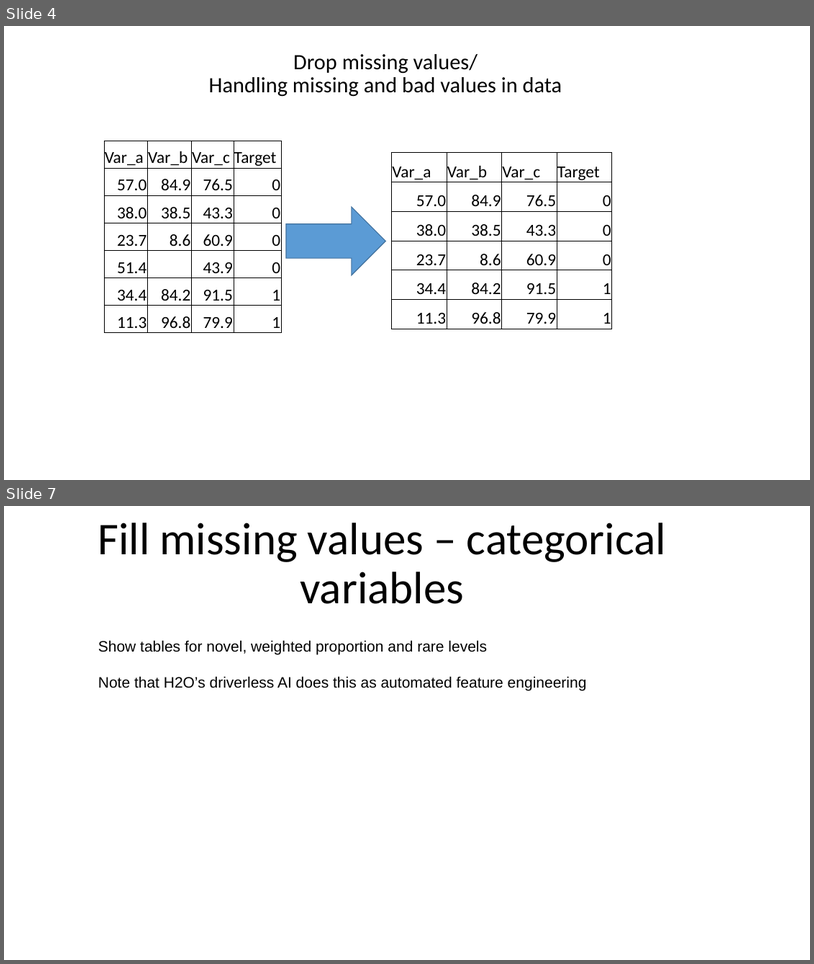
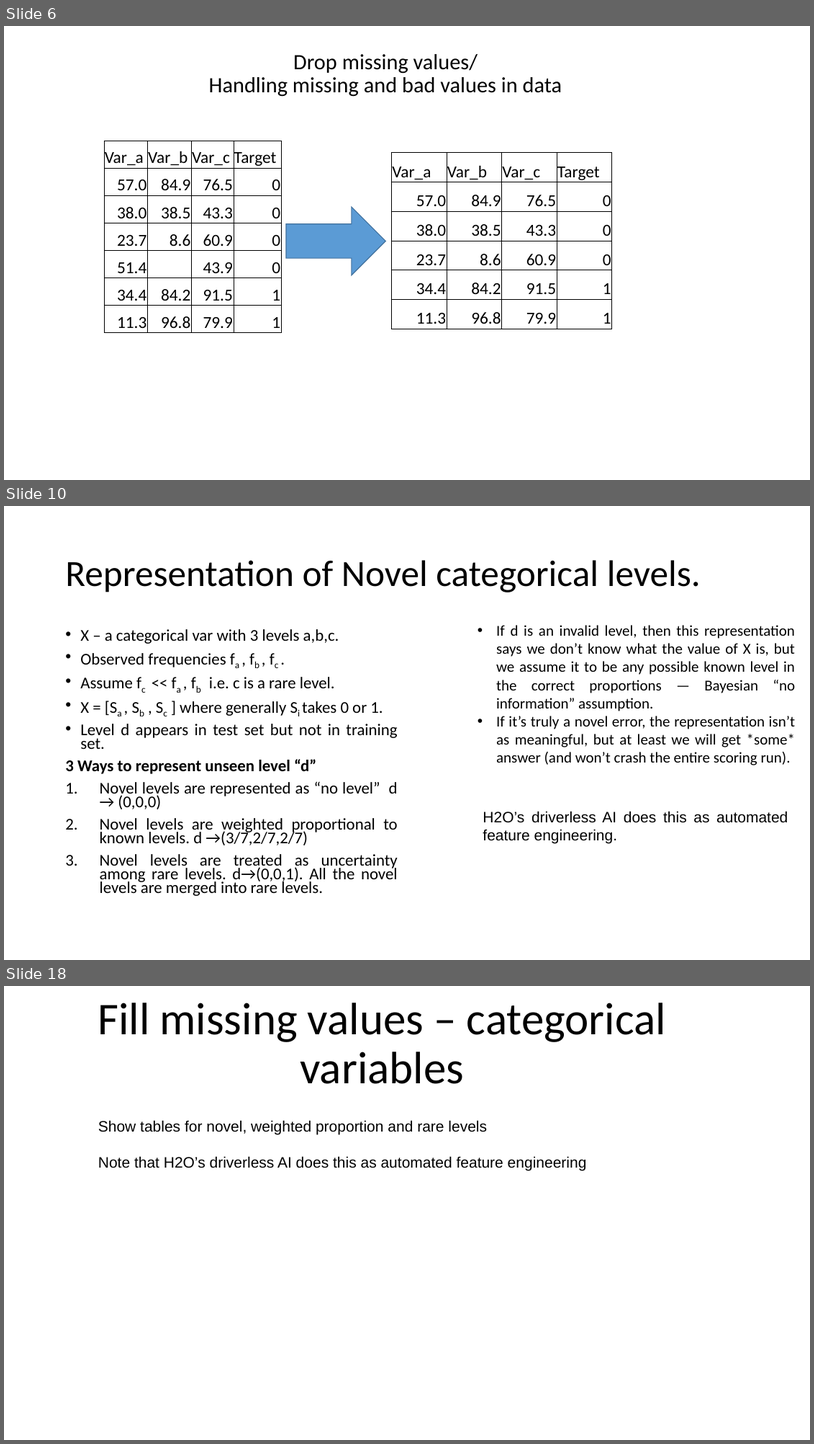
Before and after one commit to Vishnu1183/Data-Science-Tutorials, a slide deck: Vishnu-vtreat.pptx. Shown one above the other, each under a label of ours: slides 4 and 7 before the commit, slides 6, 10 and 18 after it; the slides between them are not shown. The pictures are 814x964 and 814x1444 pixels, drawn with LibreOffice and Linux fonts; fonts in the diff are those of the drawing. Boxes give left, top, right and bottom in pixels: in the first picture for what was removed or moved away, otherwise in the second. Text is boxed around its words. In the diff, an @@ line names an element or a change of style, - is before the commit and + after.

```diff
--- a/Vishnu-vtreat.pptx
+++ b/Vishnu-vtreat.pptx
@@ slide 10 added at bbox=[4, 506, 810, 960], background #FFFFFF @@
@@ title added at bbox=[65, 560, 701, 592], 44 pt, text #000000 @@
+Representation of Novel categorical levels.
@@ text added at bbox=[65, 629, 398, 896], 19.6 pt, text #000000 @@
+• X – a categorical var with 3 levels a,b,c.
+• Observed frequencies fa , fb , fc .
+• Assume fc << fa , fb i.e. c is a rare level.
+• X = [Sa , Sb , Sc ] where generally Si takes 0 or 1.
+• Level d appears in test set but not in training set.
+3 Ways to represent unseen level “d”
+1. Novel levels are represented as “no level” d → (0,0,0)
+2. Novel levels are weighted proportional to known levels. d →(3/7,2/7,2/7)
+3. Novel levels are treated as uncertainty among rare levels. d→(0,0,1). All the novel levels are merged into rare levels.
@@ text added at bbox=[496, 625, 795, 765], 18 pt, text #000000 @@
+• If d is an invalid level, then this representation says we don’t know what the value of X is, but we assume it to be any possible known level in the correct proportions — Bayesian “no information” assumption.
+• If it’s truly a novel error, the representation isn’t as meaningful, but at least we will get *some* answer (and won’t crash the entire scoring run).
@@ text added at bbox=[483, 811, 788, 843], 18 pt, text #000000 @@
+H2O’s driverless AI does this as automated feature engineering.
@@ what was slide 4 is now slide 6 @@
@@ what was slide 7 is now slide 18 @@
```
Also in this commit, not shown: 2 slides changed, 11 other slides added, 2 slides removed, 1 other file.
